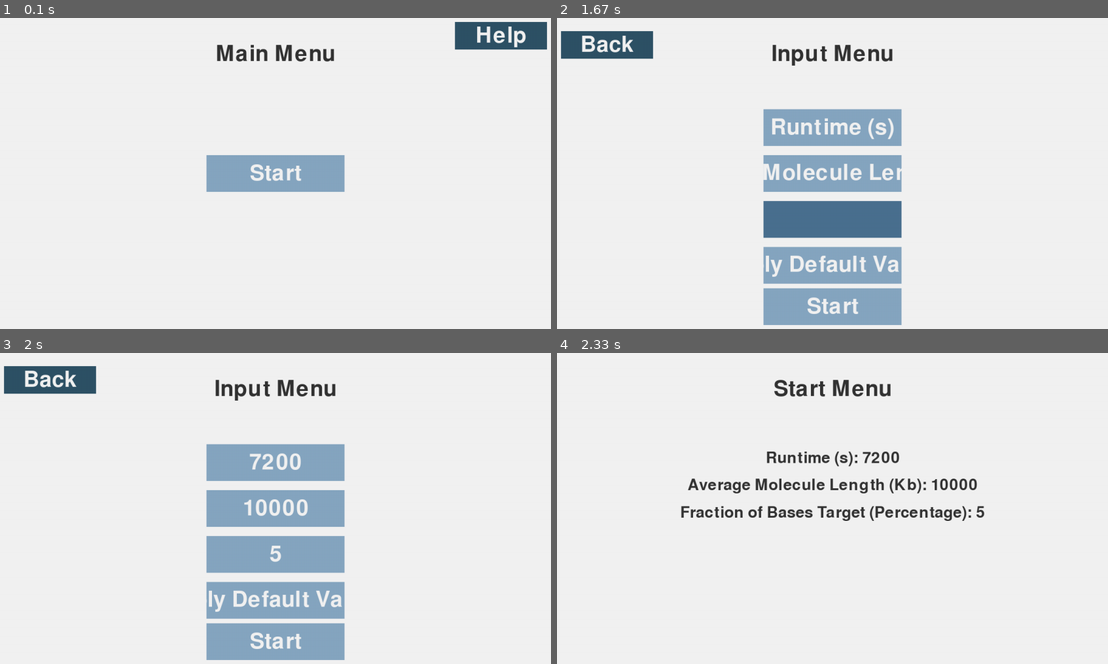
Above: before the commit, frames 1-4 (two rows, left to right).
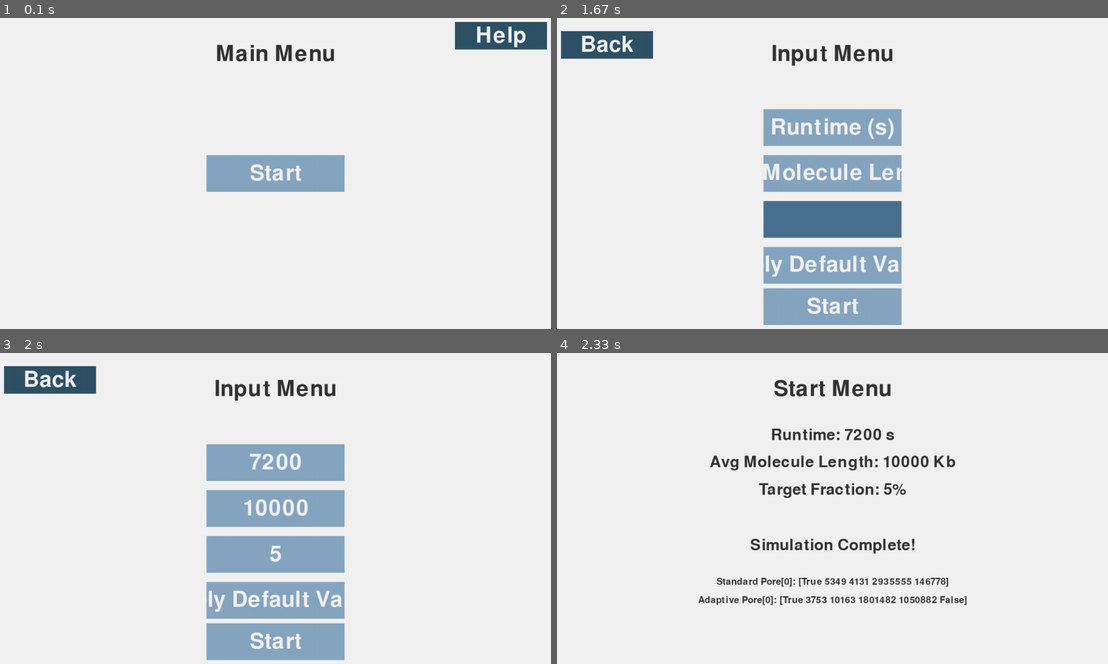
Above: after the commit, the same moments.

Repository: Leina85/A-Level-NEA
Game: pygame game, started from NEA/pipeline/Doc-NEA/P2.py
Same seed, same stepped clock (60 frames per second), same inputs: the game is played once before the commit and once after it.
Inputs (mouse positions are in pixels of both pictures, inside the frame that each line leads up to):
- Up to frame 1 (0.1 s): no input
- Up to frame 2 (1.67 s): click (832, 173) at 0.38 s; click "Start" at 0.72 s; click (898, 201) at 1.55 s
- Up to frame 3 (2 s): click "Apply Default Values" at 1.88 s
- Up to frame 4 (2.33 s): click "Start" at 2.22 s

Frames 1-3 are identical in both runs. In frame 4, 5.6% of the frame differs, in the area x 22-78%, y 24-82%.

Commit message:
use button inputs for backend simulation and print reults to start menu on pygame window as well as command line

Diff:
--- a/NEA/pipeline/Doc-NEA/P2.py
+++ b/NEA/pipeline/Doc-NEA/P2.py
@@ -75,7 +75,7 @@
         elif event.type == pygame.MOUSEBUTTONDOWN:
             screen_info = screen_data[current_screen]
 
-            # Check navigation button
+            # check navigation button
             if 'navbtn' in screen_info:
                 navbtn_rect = pygame.Rect(50, 50, *NAV_BTN_SIZE)
                 if navbtn_rect.collidepoint(event.pos):
@@ -83,10 +83,10 @@
                     active_btn = None
                     continue
 
-            # Check screen buttons
+            # check screen buttons
             if 'buttons' in screen_info:
                 for btn_key, btn_data in screen_info['buttons'].items():
-                    # Skip hidden buttons
+                    # skip hidden buttons
                     if btn_data.get('hidden') and not screen_info.get('dropdown_open'):
                         continue
 
@@ -94,39 +94,51 @@
                     btnrect.center = btn_data['pos']
 
                     if btnrect.collidepoint(event.pos):
-                        # Handle dropdown toggle
+                        # handle dropdown toggle
                         if btn_data.get('dropdown'):
                             screen_info['dropdown_open'] = not screen_info.get('dropdown_open', False)
                             active_btn = None
                             break
 
-                        # Handle navigation (including Start button)
+                        # handle navigation (including Start button)
                         if 'target' in btn_data:
-                            # Check if Start button and validate inputs
-                            if btn_key == 'start':
-                                # Check if all input fields have values
+                            # check if Start button and validate inputs
+                            if btn_key == 'start' and current_screen == 'input_menu':
+                                # check if all input fields have values
+                                input_menu = screen_data['input_menu']
                                 all_filled = True
-                                for key, data in screen_info['buttons'].items():
+
+                                # check all input fields are filled
+                                # underscore used here as the other piece of data in the pair is not used but required for the loop syntax
+                                for _, data in input_menu['buttons'].items():
                                     if data.get('input') and not data['text']:
                                         all_filled = False
                                         break
 
-                                # Only proceed if all inputs are filled
+                                # only proceed if all inputs are filled
                                 if not all_filled:
                                     break
 
-                                # Print all inputs
-                                print("\n=== Input Menu Values ===")
-                                string_1 = ""
-                                for key, data in screen_info['buttons'].items():
-                                    if data.get('input'):
-                                        label = data.get('label', str(key))
-                                        print(f"{label}: {data['text']}")
-                                        string_1 += f"{label}: {data['text']}\n"
-                                print("=========================\n")
-
-                                # Store string_1 in start_menu for display
-                                screen_data['start_menu']['display_text'] = string_1
+                                # save inputs to variables usable in the backend simulation
+                                runtime = int(input_menu['buttons'][1]['text'])
+                                avg_molecule_length = int(input_menu['buttons'][2]['text'])
+                                target_fraction = int(input_menu['buttons'][3]['text'])
+
+                                standard_results, adaptive_results = simulation(runtime, avg_molecule_length, target_fraction)
+
+                                # store results in start_menu
+                                screen_data['start_menu']['simulation_results'] = {
+                                    'standard': standard_results,
+                                    'adaptive': adaptive_results
+                                }
+
+                                # create display text
+                                display_text = f"Runtime: {runtime} s\n"
+                                display_text += f"Avg Molecule Length: {avg_molecule_length} Kb\n"
+                                display_text += f"Target Fraction: {target_fraction}%\n\n"
+                                display_text += "Simulation Complete!"
+
+                                screen_data['start_menu']['display_text'] = display_text
 
                             current_screen = btn_data['target']
                             active_btn = None
@@ -134,7 +146,7 @@
                                 screen_info['dropdown_open'] = False
                             break
 
-                        # Handle default values button
+                        # handle default values button
                         if btn_key == 'default_values':
                             # runtime (2hrs)
                             screen_info['buttons'][1]['text'] = '7200'
@@ -145,7 +157,7 @@
                             active_btn = None
                             break
 
-                        # Handle input buttons
+                        # handle input buttons
                         if btn_data.get('input'):
                             active_btn = btn_key
                             break
@@ -166,16 +178,16 @@
     return active_btn, current_screen
 
 def renderscreen(screen, font, activebtn, current_screen, screen_data):
-    # Clear screen
+    # clear screen
     screen.fill(COLOURS['background'])
     screen_info = screen_data[current_screen]
 
-    # Draw title
+    # draw title
     title_surf = font.render(screen_data[current_screen]['title'], True, COLOURS['title'])
     title_rect = title_surf.get_rect(center=(SCREEN_WIDTH // 2, 100))
     screen.blit(title_surf, title_rect)
 
-    # Draw navigation button
+    # draw navigation button
     if 'navbtn' in screen_info:
         navbtn_rect = pygame.Rect(50, 50, *NAV_BTN_SIZE)
         pygame.draw.rect(screen, COLOURS['navbtn'], navbtn_rect)
@@ -183,7 +195,7 @@
         textrect = textsurf.get_rect(center=navbtn_rect.center)
         screen.blit(textsurf, textrect)
 
-    # Draw help text
+    # draw help text
     if 'help_text' in screen_info:
         help_font = pygame.font.Font(None, 40)
         words = screen_info['help_text'].split(' ')
@@ -208,19 +220,39 @@
             screen.blit(line_surf, line_rect)
             y_offset += 50
 
-    # Draw display text (for start menu)
+    # raw display text and simulation results
     if 'display_text' in screen_info and screen_info['display_text']:
         display_font = pygame.font.Font(None, 50)
-        text_lines = screen_info['display_text'].strip().split('\n')
-        y_offset = 250
-
+        text_lines = screen_info['display_text'].split('\n')
+        y_offset = 200
+
+        # render all display text lines
         for line in text_lines:
             line_surf = display_font.render(line, True, COLOURS['title'])
             line_rect = line_surf.get_rect(center=(SCREEN_WIDTH // 2, y_offset))
             screen.blit(line_surf, line_rect)
             y_offset += 60
 
-    # Draw buttons
+        # display simulation results arrays
+        if 'simulation_results' in screen_info and screen_info['simulation_results']:
+            results = screen_info['simulation_results']
+            result_font = pygame.font.Font(None, 30)
+            y_offset += 20
+
+            # create list of result texts to display
+            result_texts = [
+                f"Standard Pore[0]: {results['standard'][0]}",
+                f"Adaptive Pore[0]: {results['adaptive'][0]}"
+            ]
+
+            # render all result texts
+            for text in result_texts:
+                surf = result_font.render(text, True, COLOURS['title'])
+                rect = surf.get_rect(center=(SCREEN_WIDTH // 2, y_offset))
+                screen.blit(surf, rect)
+                y_offset += 40
+
+    # draw buttons
     if 'buttons' in screen_info:
         for btn_key, btn_data in screen_info['buttons'].items():
             # Skip hidden buttons
@@ -229,7 +261,7 @@
 
             isactive = (activebtn == btn_key)
 
-            # Determine button colour
+            # determine button colour
             if btn_data.get('colour'):
                 colour = COLOURS[btn_data['colour']]
             elif isactive:
@@ -237,12 +269,12 @@
             else:
                 colour = COLOURS['btnpassive']
 
-            # Draw button
+            # draw button
             rect = pygame.Rect(0, 0, *btn_data['size'])
             rect.center = btn_data['pos']
             pygame.draw.rect(screen, colour, rect)
 
-            # Draw button text
+            # draw button text
             if btn_data.get('input'):
                 if btn_data['text'] or isactive:
                     displaytext = btn_data['text']
@@ -266,12 +298,12 @@
     active_btn = None
     current_screen = 'main_menu'
 
-    # Deep copy screen data
+    # deep copy screen data
     screen_data = {}
     for screenid, screen_info in SCREENS.items():
         screen_data[screenid] = {'title': screen_info['title']}
 
-        for key in ['navbtn', 'help_text', 'dropdown_open', 'display_text']:
+        for key in ['navbtn', 'help_text', 'dropdown_open', 'display_text', 'simulation_results']:
             if key in screen_info:
                 screen_data[screenid][key] = screen_info[key] if key != 'navbtn' else screen_info[key].copy()
 
@@ -286,7 +318,7 @@
                 buttons_copy[k] = button_data_copy
             screen_data[screenid]['buttons'] = buttons_copy
 
-    # Main game loop
+    # main game loop
     while True:
         active_btn, current_screen = handleevents(active_btn, current_screen, screen_data)
         renderscreen(screen, font, active_btn, current_screen, screen_data)
